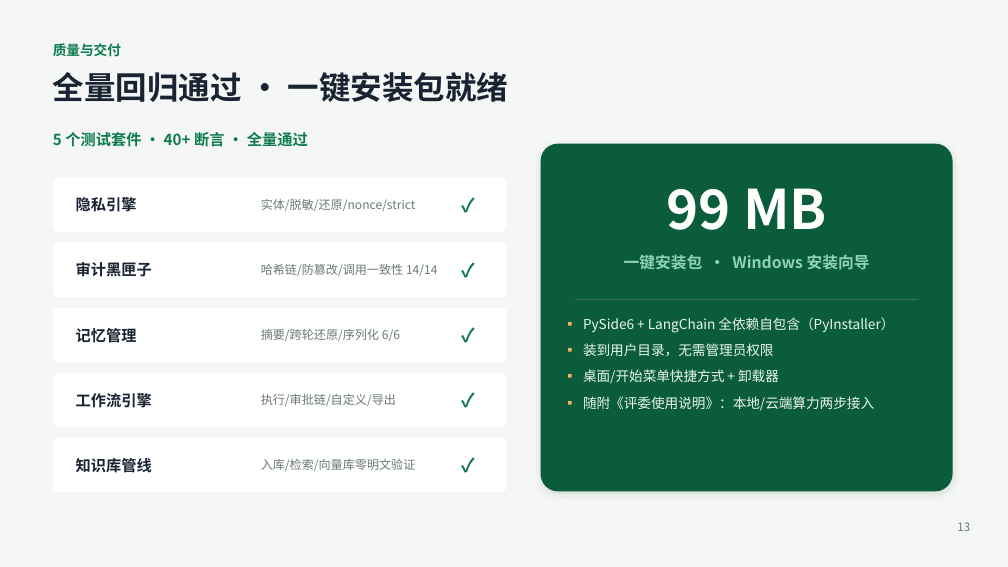
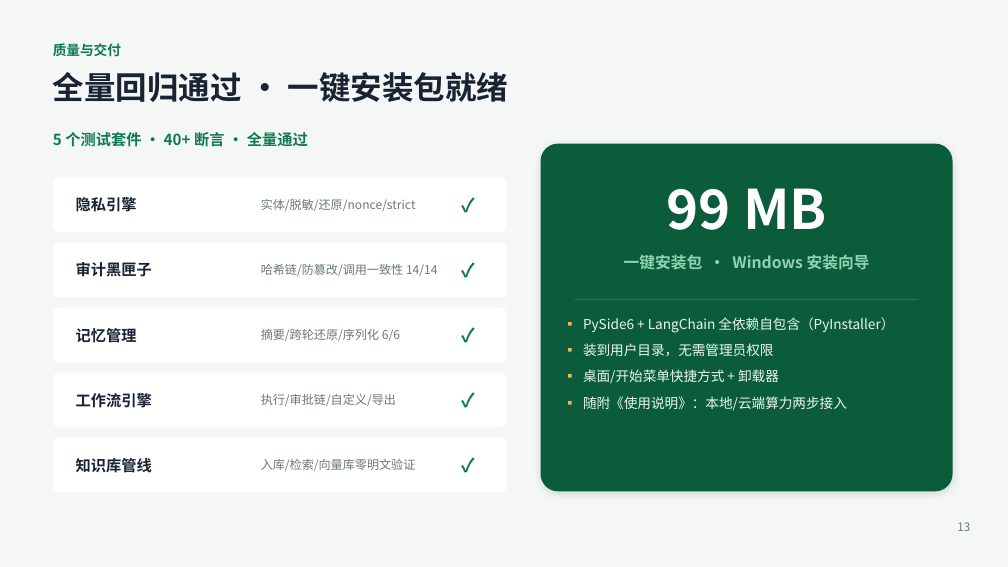
Before and after one commit to Andysun06/yindun-agent, a slide deck: slide 13 of 隐盾安全智能体_项目汇报.pptx. Drawn at 1008x567 pixels with LibreOffice and Linux fonts; fonts in the diff are those of the drawing. Boxes give left, top, right and bottom in pixels: in the first picture for what was removed or moved away, otherwise in the second. Text is boxed around its words. In the diff, an @@ line names an element or a change of style, - is before the commit and + after.

Commit message:
PPT：第13页使用说明措辞同步（评委使用说明→使用说明）

```diff
--- a/隐盾安全智能体_项目汇报.pptx
+++ b/隐盾安全智能体_项目汇报.pptx
@@ text at bbox=[583, 396, 847, 411]: text changed @@
-▪ 随附《评委使用说明》：本地/云端算力两步接入
+▪ 随附《使用说明》：本地/云端算力两步接入
```
